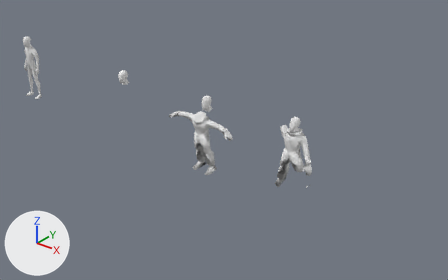
Renders of the Blender file Blender Files/scary.blend from each side of a commit.
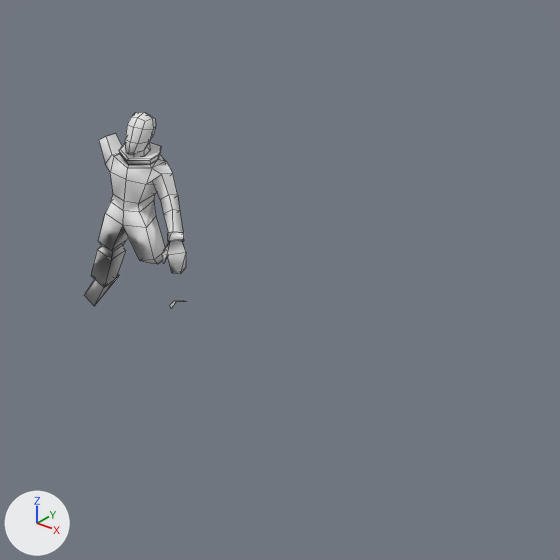
Each version appears first from a 50 mm camera at (84.2, -55.5, 38.3) aimed at (45.6, -7.3, 8.4), and next in a close-up on the part from 54% to 100% of the width and 27% to 100% of the height. The lights are fixed; the arrows at lower left show +X, +Y and +Z. The close-ups show mesh edges as thin lines.

The scene before the commit, as lines of its bpy script (objects in view):
```python
me_cube_002 = bpy.data.meshes.new('Cube.002')
me_cube_002.from_pydata(...)  # 46 vertices, 46 faces; spans x -0.07..0.07, y 1.13..1.395, z -0.055..0.127
me_cube_002.materials.append(mat_material_010)  # its picture is missing
me_spaceman_data_002 = bpy.data.meshes.new('Spaceman_data.002')
me_spaceman_data_002.from_pydata(...)  # 149 vertices, 146 faces; spans x -2.63..4.15, y -0.71..9.48, z -6.94..1.56
me_spaceman_data_002.materials.append(mat_material_011)  # its picture is missing
ob_cube_004 = bpy.data.objects.new('Cube.004', me_cube_002)
ob_cube_004.location = (48.28, 0.93, -3.16)
ob_cube_004.rotation_euler = (1.336, 0.0, 0.0)  # degrees (77, 0, 0)
ob_cube_004.scale = (8.35, 8.35, 8.35)
ob_spaceman_sketchfab_004 = bpy.data.objects.new('SpaceMan_Sketchfab.004', me_spaceman_data_002)
ob_spaceman_sketchfab_004.location = (48.11, 1.95, -2.6)
ob_spaceman_sketchfab_004.rotation_euler = (2.233, -0.113, 2.225)  # degrees (128, -6.5, 127)
ob_spaceman_sketchfab_004.scale = (0.864, 0.864, 0.864)
```
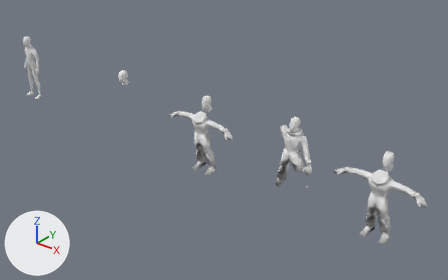
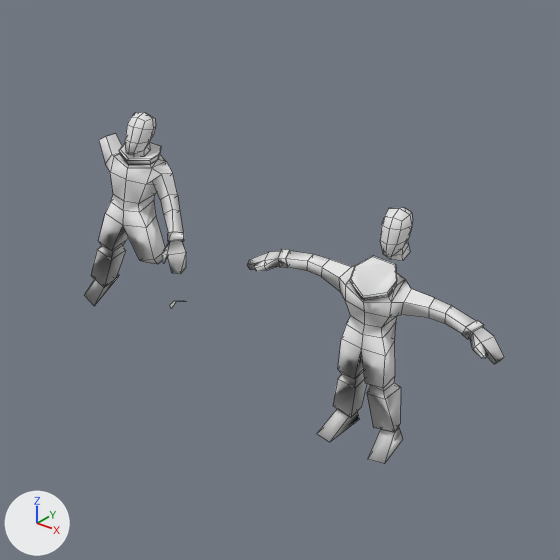
Location of each change, (x1, y1, x2, y2) in pixels of the close-ups (560 x 560 px):
'SpaceMan_Sketchfab.005', added: after (247, 249, 504, 463)
'Cube.005', added: after (380, 207, 413, 261)

What changed in the scene script:
```text
Add mat_material_004:
    mat_material_004 = principled_material('Material.004')
    mat_material_004.base_color = (0.8, 0.8, 0.8)  # white #e7e7e7
    mat_material_004.roughness = 1.0
    mat_material_004.specular_ior_level = 0.0
Add mat_material_005:
    mat_material_005 = principled_material('Material.005')
    mat_material_005.base_color = (0.8, 0.8, 0.8)  # white #e7e7e7
    mat_material_005.roughness = 1.0
    mat_material_005.specular_ior_level = 0.0
Add me_cube_005:
    me_cube_005.from_pydata(...)  # 46 vertices, 46 faces; spans x -0.07..0.07, y 1.13..1.395, z -0.055..0.127
    me_cube_005.materials.append(mat_material_004)  # its picture is missing
Add me_spaceman_data_005:
    me_spaceman_data_005.from_pydata(...)  # 198 vertices, 202 faces; spans x -4.59..3.89, y -1.46..9.31, z -9.29..1.38
    me_spaceman_data_005.materials.append(mat_material_005)  # its picture is missing
Add ob_cube_005:
    ob_cube_005 = bpy.data.objects.new('Cube.005', me_cube_005)
    ob_cube_005.location = (60.9, 2.38, -3.61)
    ob_cube_005.rotation_euler = (1.571, 0.0, 0.0)  # degrees (90, 0, 0)
    ob_cube_005.scale = (8.35, 8.35, 8.35)
Add ob_spaceman_sketchfab_005:
    ob_spaceman_sketchfab_005 = bpy.data.objects.new('SpaceMan_Sketchfab.005', me_spaceman_data_005)
    ob_spaceman_sketchfab_005.location = (60.67, 1.95, -2.6)
    ob_spaceman_sketchfab_005.rotation_euler = (2.233, -0.113, 2.225)  # degrees (128, -6.5, 127)
    ob_spaceman_sketchfab_005.scale = (0.864, 0.864, 0.864)
```
